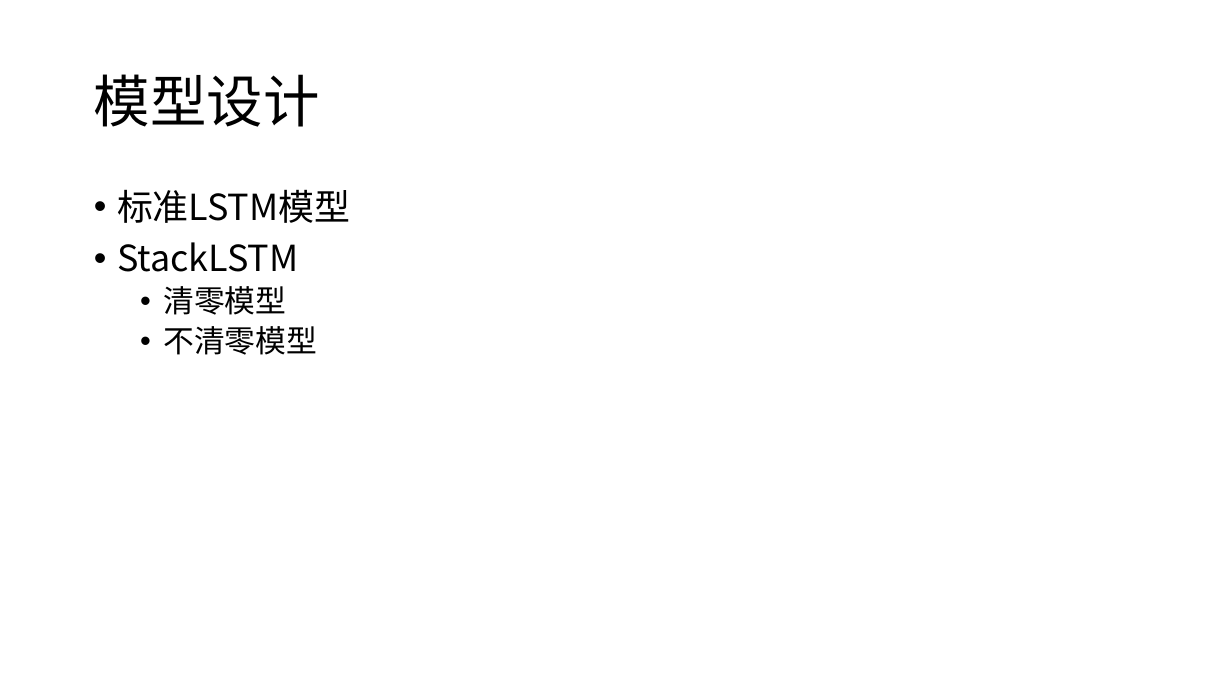
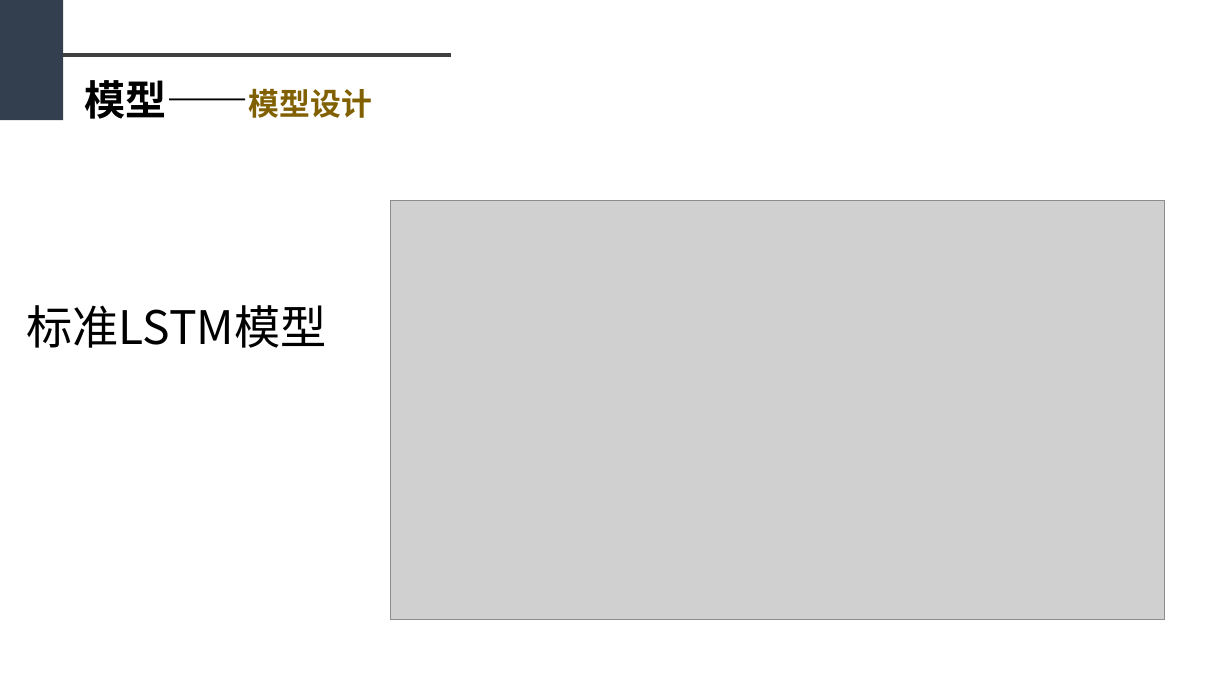
Before and after one commit to sfzhou5678/lstm, a slide deck: slide 22 of 毕业答辩.pptx (slide 15 before the commit). Drawn at 1232x693 pixels with LibreOffice and Linux fonts; fonts in the diff are those of the drawing; grey boxes stand for pictures. Boxes give left, top, right and bottom in pixels: in the first picture for what was removed or moved away, otherwise in the second. Text is boxed around its words. In the diff, an @@ line names an element or a change of style, - is before the commit and + after.

```diff
--- a/毕业答辩.pptx
+++ b/毕业答辩.pptx
@@ rectangle added at (x1=0, y1=0, x2=63, y2=120), fill #333F50 @@
@@ line added from (60, 55) to (451, 55), #404040 3 pt @@
@@ text "模型——模型设计" at (x1=84, y1=80, x2=372, y2=119): vertical alignment middle to top @@
@@ text at (x1=84, y1=80, x2=372, y2=119): text changed; size 44 to 32 pt; bold on @@
-模型设计
+模型——模型设计
@@ text removed at (x1=117, y1=189, x2=350, y2=355) @@
-• 标准LSTM模型
-• StackLSTM
-  • 清零模型
-  • 不清零模型
@@ picture added at (x1=391, y1=201, x2=1165, y2=620) @@
@@ title added at (x1=26, y1=305, x2=326, y2=348), 36 pt, text #000000 @@
+标准LSTM模型
```
Also in this commit, not shown: 21 other slides changed, 12 slides added, 5 slides removed, 1 other file.
